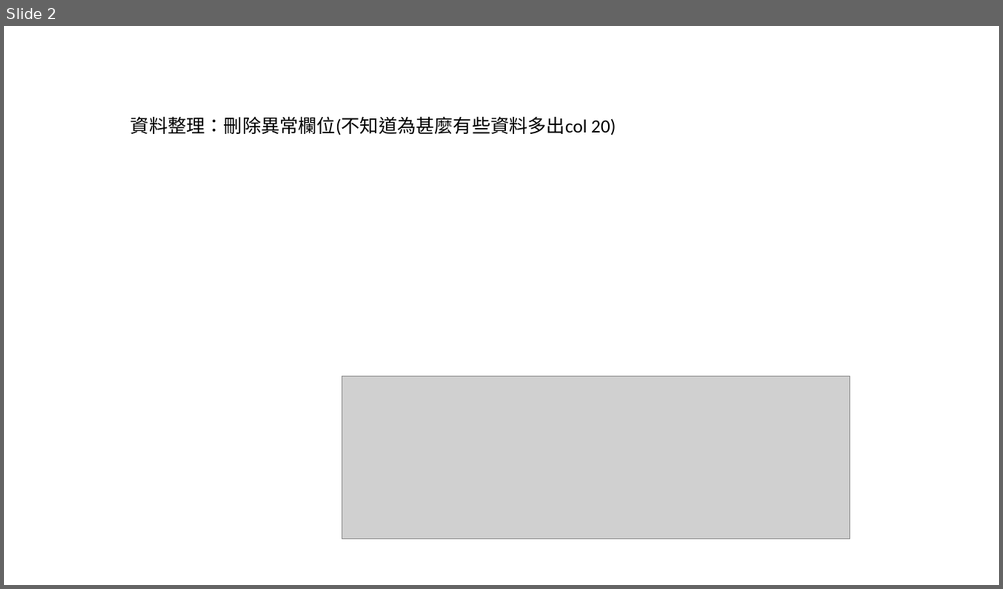
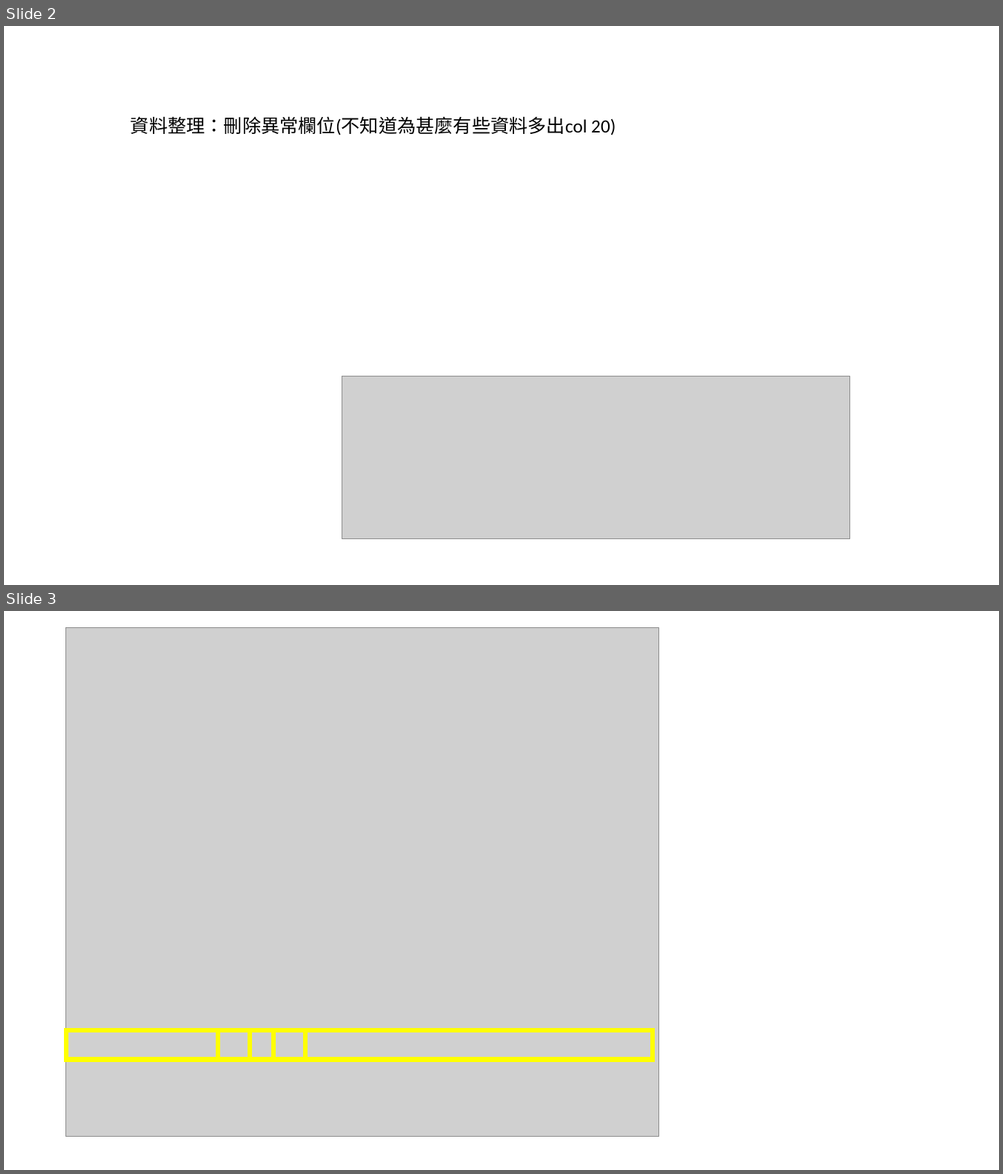
Before and after one commit to Rachelyah/CPBL_Baseball_ML_project, a slide deck: 期末專題/專題會用到的圖檔.pptx. Shown one above the other, each under a label of ours: slide 2 before the commit, slides 2 and 3 after it. The pictures are 1003x589 and 1003x1174 pixels, drawn with LibreOffice and Linux fonts; fonts in the diff are those of the drawing; grey boxes stand for pictures. Boxes give left, top, right and bottom in pixels: in the first picture for what was removed or moved away, otherwise in the second. Text is boxed around its words. In the diff, an @@ line names an element or a change of style, - is before the commit and + after.

```diff
--- a/期末專題/專題會用到的圖檔.pptx
+++ b/期末專題/專題會用到的圖檔.pptx
@@ slide 3 added at <box>4,611,999,1170</box>, background #FFFFFF @@
@@ picture added at <box>66,628,659,1138</box> @@
@@ rectangle added at <box>66,1031,652,1059</box>, outline #FFFF00 4.5 pt @@
@@ rectangle added at <box>218,1031,250,1059</box>, outline #FFFF00 4.5 pt @@
@@ rectangle added at <box>273,1031,304,1059</box>, outline #FFFF00 4.5 pt @@
```
Also in this commit, not shown: 7 other files.
